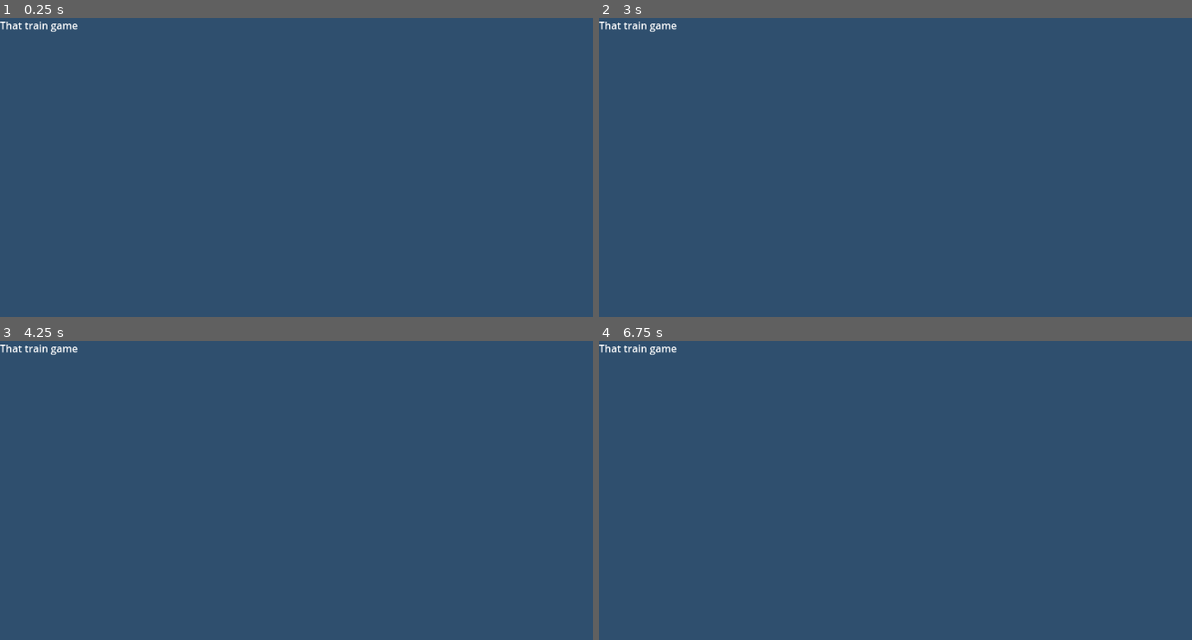
Above: before the commit, frames 1-4 (two rows, left to right).
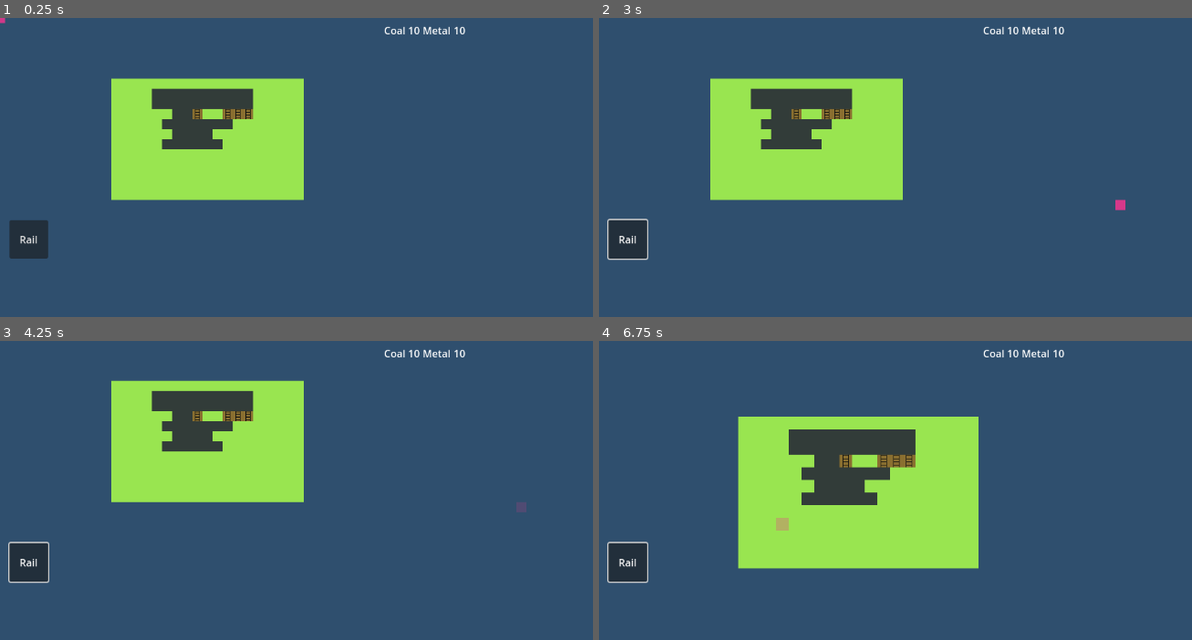
Above: after the commit, the same moments.

Repository: xill47/ThatTrainGame
Game: Godot game, scene res://World/world.tscn
Same seed, same stepped clock (60 frames per second), same inputs: the game is played once before the commit and once after it. Before the commit the project starts from res://main_menu.tscn.
Inputs (mouse positions are in pixels of both pictures, inside the frame that each line leads up to):
- Up to frame 1 (0.25 s): no input
- Up to frame 2 (3 s): click (628, 239) at 0.5 s, where only the run after the commit has a clickable "Rail"; click (628, 239) at 1.25 s, where only the run after the commit has a clickable "Rail"; click (628, 239) at 2 s, where only the run after the commit has a clickable "Rail"; tap Enter at 2.75 s; move the mouse to (1126, 203) at 2.77 s; click (1126, 203) at 2.85 s
- Up to frame 3 (4.25 s): click (527, 526) at 3.5 s; move the mouse to (219, 565) at 3.52 s; tap S (camera_down) at 3.6 s; click (219, 565) at 3.8 s
- Up to frame 4 (6.75 s): click (818, 565) at 4.25 s; move the mouse to (1037, 454) at 4.27 s; tap one key every 0.75 s from 4.35 s: A (camera_left) D (camera_right) W (camera_up) Mouse wheel up (camera_zoom_in); click (1037, 454) at 4.55 s; click (1037, 454) at 5 s; move the mouse to (925, 628) at 5.02 s; click (925, 628) at 5.3 s; click (925, 628) at 5.75 s; move the mouse to (1180, 607) at 5.77 s; click (1180, 607) at 6.05 s; click (1180, 607) at 6.5 s; move the mouse to (747, 484) at 6.52 s

The runs differ from the first frame. In frame 1, 14% of the frame differs, in the area x 0-79%, y 0-81%; in frame 2, 15%; in frame 3, 15%; in frame 4, 22%, in the area x 0-79%, y 1-82%.

Commit message:
A few couple of changes

Diff:
--- /dev/null
+++ b/World/cursor.gd
@@ -0,0 +1,7 @@
+extends Node2D
+
+@onready var cost_container: Control = %CostContainer
+
+
+func set_cost_visible(cost_visible: bool):
+	cost_container.visible = cost_visible
--- a/World/cursor.tscn
+++ b/World/cursor.tscn
@@ -1,6 +1,6 @@
 [gd_scene load_steps=5 format=3 uid="uid://boyg5s4n3gm3"]
 
-[ext_resource type="Script" path="res://World/cursor_script.gd" id="1_amhto"]
+[ext_resource type="Script" path="res://world/cursor.gd" id="1_2v34o"]
 
 [sub_resource type="Animation" id="Animation_jsoyd"]
 length = 0.001
@@ -29,7 +29,7 @@
 }
 
 [node name="Cursor" type="Node2D"]
-script = ExtResource("1_amhto")
+script = ExtResource("1_2v34o")
 
 [node name="ColorRect" type="ColorRect" parent="."]
 custom_minimum_size = Vector2(16, 16)
@@ -45,42 +45,43 @@
 "": SubResource("AnimationLibrary_3yohi")
 }
 
-[node name="CostV" type="VBoxContainer" parent="."]
+[node name="CostContainer" type="VBoxContainer" parent="."]
+unique_name_in_owner = true
 anchors_preset = 8
 anchor_left = 0.5
 anchor_top = 0.5
 anchor_right = 0.5
 anchor_bottom = 0.5
-offset_left = -29.0
+offset_left = -33.5
 offset_top = -56.0
-offset_right = 29.0
+offset_right = 33.5
 offset_bottom = -8.0
 grow_horizontal = 2
 grow_vertical = 2
 theme_override_constants/separation = -4
 
-[node name="CostHTop" type="HBoxContainer" parent="CostV"]
+[node name="CostHTop" type="HBoxContainer" parent="CostContainer"]
 layout_mode = 2
 
-[node name="Metal" type="Label" parent="CostV/CostHTop"]
+[node name="Metal" type="Label" parent="CostContainer/CostHTop"]
 layout_mode = 2
 theme_override_colors/font_color = Color(0, 0, 0, 1)
 text = "Metal: "
 
-[node name="MetalCost" type="Label" parent="CostV/CostHTop"]
+[node name="MetalCost" type="Label" parent="CostContainer/CostHTop"]
 layout_mode = 2
 theme_override_colors/font_color = Color(0, 0, 0, 1)
 text = "2"
 
-[node name="CostHBot" type="HBoxContainer" parent="CostV"]
+[node name="CostHBot" type="HBoxContainer" parent="CostContainer"]
 layout_mode = 2
 
-[node name="Coal" type="Label" parent="CostV/CostHBot"]
+[node name="Coal" type="Label" parent="CostContainer/CostHBot"]
 layout_mode = 2
 theme_override_colors/font_color = Color(0, 0, 0, 1)
 text = "Coal: "
 
-[node name="CoalCost" type="Label" parent="CostV/CostHBot"]
+[node name="CoalCost" type="Label" parent="CostContainer/CostHBot"]
 layout_mode = 2
 theme_override_colors/font_color = Color(0, 0, 0, 1)
 text = "5"
--- a/World/cursor_script.gd
+++ /dev/null
@@ -1,11 +0,0 @@
-extends Node2D
-
-
-# Called when the node enters the scene tree for the first time.
-func _ready():
-	pass # Replace with function body.
-
-
-# Called every frame. 'delta' is the elapsed time since the previous frame.
-func _process(delta):
-	pass
--- a/World/map.gd
+++ b/World/map.gd
@@ -3,31 +3,53 @@
 @onready var cursor = %Cursor
 
 var highlighted_tile: Vector2 = Vector2(0, 0)
-var tile_id: Vector2i
 var building_mode: bool
-var tile_coords
+
+
+func set_building_mode(mode: bool):
+	building_mode = mode
+	cursor.set_cost_visible(building_mode)
+	print("build mode: ", building_mode)
+
+
+func _ready():
+	EventBus.change_railway_build_mode.connect(func(): set_building_mode(!building_mode))
+	set_building_mode(false)
+
 
 func _unhandled_input(event):
 	if event is InputEventMouseMotion:
 		var mouse_pos = get_local_mouse_position()
-		tile_coords = local_to_map(mouse_pos)
+		var tile_coords = local_to_map(mouse_pos)
 		highlighted_tile = tile_coords
 		cursor.position = map_to_local(tile_coords)
-		tile_id = get_cell_atlas_coords(0, highlighted_tile, false)
 
-##Строительство дорог
-
-func _input(event):
-	if event is InputEventMouseButton and building_mode == true and tile_id == Vector2i(1, 0):
-		set_cell(0,tile_coords ,1 ,Vector2i(1,1) )
+	if (event.is_action("confirm_select_build")) and building_mode:
+		_try_build()
 
 
-func _on_button_pressed():
-	if building_mode == false:
-		building_mode = true
-		print("build mode on")
-		%Cursor/CostV.visible = true
-	else:
-		building_mode = false
-		print("build mode off")
-		%Cursor/CostV.visible = false
+# Mouse button doesn't work in _unhandled_input???
+func _input(event):
+	if (
+		(
+			event is InputEventMouseButton
+			and event.pressed
+			and event.button_index == MOUSE_BUTTON_LEFT
+		)
+		and building_mode
+	):
+		_try_build()
+
+
+func _try_build():
+	var tile_data = get_cell_tile_data(0, highlighted_tile)
+	if tile_data == null:
+		return
+	var cost = tile_data.get_custom_data("cost")
+	if cost > 0:
+		print("cost: ", cost)
+		set_cell(0, highlighted_tile, 1, Vector2i(1, 1))
+
+
+func _on_build_button_pressed():
+	set_building_mode(!building_mode)
--- a/World/tileset.tres
+++ b/World/tileset.tres
@@ -1,6 +1,6 @@
 [gd_resource type="TileSet" load_steps=5 format=3 uid="uid://jrjjg0nyc6r0"]
 
-[ext_resource type="Texture2D" uid="uid://bv4vwb0pg0kw4" path="res://World/tileset.png" id="1_2d2nc"]
+[ext_resource type="Texture2D" uid="uid://bv4vwb0pg0kw4" path="res://world/tileset.png" id="1_2d2nc"]
 
 [sub_resource type="OccluderPolygon2D" id="OccluderPolygon2D_u636m"]
 polygon = PackedVector2Array(-8, -8, 8, -8, 8, 8, -8, 8)
@@ -24,6 +24,6 @@
 
 [resource]
 occlusion_layer_0/light_mask = 1
-custom_data_layer_0/name = "railway_cost_iron"
+custom_data_layer_0/name = "cost"
 custom_data_layer_0/type = 2
 sources/1 = SubResource("TileSetAtlasSource_pyt3g")
--- a/World/world.tscn
+++ b/World/world.tscn
@@ -1,14 +1,16 @@
 [gd_scene load_steps=6 format=3 uid="uid://cermkkogwpuu4"]
 
-[ext_resource type="TileSet" uid="uid://jrjjg0nyc6r0" path="res://World/tileset.tres" id="1_qtajf"]
+[ext_resource type="TileSet" uid="uid://jrjjg0nyc6r0" path="res://world/tileset.tres" id="1_qtajf"]
 [ext_resource type="Script" path="res://world/map.gd" id="2_t0c36"]
-[ext_resource type="PackedScene" uid="uid://boyg5s4n3gm3" path="res://World/cursor.tscn" id="3_3o17y"]
+[ext_resource type="PackedScene" uid="uid://boyg5s4n3gm3" path="res://world/cursor.tscn" id="3_3o17y"]
 [ext_resource type="Script" path="res://world/main_camera.gd" id="4_lj8dv"]
 [ext_resource type="PackedScene" uid="uid://bd5vhobh6opp" path="res://hud.tscn" id="5_u5tvc"]
 
-[node name="World" type="Node2D"]
+[node name="World" type="Node"]
 
-[node name="Map" type="TileMap" parent="."]
+[node name="GameWorld" type="Node2D" parent="."]
+
+[node name="Map" type="TileMap" parent="GameWorld"]
 tile_set = ExtResource("1_qtajf")
 format = 2
 layer_0/name = "ground"
@@ -22,40 +24,14 @@
 layer_1/tile_data = PackedInt32Array()
 script = ExtResource("2_t0c36")
 
-[node name="Cursor" parent="Map" instance=ExtResource("3_3o17y")]
+[node name="Cursor" parent="GameWorld/Map" instance=ExtResource("3_3o17y")]
 unique_name_in_owner = true
 
-[node name="MainCamera" type="Camera2D" parent="."]
+[node name="MainCamera" type="Camera2D" parent="GameWorld"]
 anchor_mode = 0
 script = ExtResource("4_lj8dv")
 speed = 500
 
-[node name="HUD" parent="." instance=ExtResource("5_u5tvc")]
+[node name="UILayer" type="CanvasLayer" parent="."]
 
-[node name="ResourceContainer" type="HBoxContainer" parent="HUD/CanvasLayer" index="1"]
-anchors_preset = 1
-anchor_left = 1.0
-anchor_right = 1.0
-offset_left = -545.0
-offset_bottom = 40.0
-grow_horizontal = 0
-
-[node name="Coal" type="Label" parent="HUD/CanvasLayer/ResourceContainer"]
-layout_mode = 2
-text = "Coal"
-
-[node name="CoalCount" type="Label" parent="HUD/CanvasLayer/ResourceContainer"]
-layout_mode = 2
-text = "10"
-
-[node name="Metal" type="Label" parent="HUD/CanvasLayer/ResourceContainer"]
-layout_mode = 2
-text = "Metal"
-
-[node name="MetalCount" type="Label" parent="HUD/CanvasLayer/ResourceContainer"]
-layout_mode = 2
-text = "10"
-
-[connection signal="pressed" from="HUD/CanvasLayer/Button" to="Map" method="_on_button_pressed"]
-
-[editable path="HUD"]
+[node name="HUD" parent="UILayer" instance=ExtResource("5_u5tvc")]
--- /dev/null
+++ b/event_bus.gd
@@ -0,0 +1,3 @@
+extends Node
+
+signal change_railway_build_mode();
--- /dev/null
+++ b/hud.gd
@@ -0,0 +1,4 @@
+extends Control
+
+func _on_rail_button_pressed():
+	EventBus.change_railway_build_mode.emit()
--- a/hud.tscn
+++ b/hud.tscn
@@ -1,4 +1,6 @@
-[gd_scene format=3 uid="uid://bd5vhobh6opp"]
+[gd_scene load_steps=2 format=3 uid="uid://bd5vhobh6opp"]
+
+[ext_resource type="Script" path="res://hud.gd" id="1_f10qb"]
 
 [node name="HUD" type="Control"]
 layout_mode = 3
@@ -9,10 +11,11 @@
 grow_vertical = 2
 size_flags_horizontal = 3
 size_flags_vertical = 3
+mouse_filter = 2
+script = ExtResource("1_f10qb")
 
-[node name="CanvasLayer" type="CanvasLayer" parent="."]
-
-[node name="Button" type="Button" parent="CanvasLayer"]
+[node name="RailButton" type="Button" parent="."]
+layout_mode = 1
 anchors_preset = 4
 anchor_top = 0.5
 anchor_bottom = 0.5
@@ -22,3 +25,30 @@
 offset_bottom = 57.0
 grow_vertical = 2
 text = "Rail"
+
+[node name="ResourceContainer" type="HBoxContainer" parent="."]
+layout_mode = 1
+anchors_preset = 1
+anchor_left = 1.0
+anchor_right = 1.0
+offset_left = -545.0
+offset_bottom = 40.0
+grow_horizontal = 0
+
+[node name="Coal" type="Label" parent="ResourceContainer"]
+layout_mode = 2
+text = "Coal"
+
+[node name="CoalCount" type="Label" parent="ResourceContainer"]
+layout_mode = 2
+text = "10"
+
+[node name="Metal" type="Label" parent="ResourceContainer"]
+layout_mode = 2
+text = "Metal"
+
+[node name="MetalCount" type="Label" parent="ResourceContainer"]
+layout_mode = 2
+text = "10"
+
+[connection signal="pressed" from="RailButton" to="." method="_on_rail_button_pressed"]
--- a/project.godot
+++ b/project.godot
@@ -11,9 +11,13 @@
 [application]
 
 config/name="That Train Game"
-run/main_scene="res://main_menu.tscn"
+run/main_scene="res://world/world.tscn"
 config/features=PackedStringArray("4.1", "GL Compatibility")
 config/icon="res://icon.svg"
+
+[autoload]
+
+EventBus="*res://event_bus.gd"
 
 [dotnet]
 
@@ -50,6 +54,13 @@
 camera_zoom_out={
 "deadzone": 0.0,
 "events": [Object(InputEventMouseButton,"resource_local_to_scene":false,"resource_name":"","device":-1,"window_id":0,"a …(259 unchanged characters)…
+, Object(InputEventKey,"resource_local_to_scene":false,"resource_name":"","device":-1,"window_id":0,"alt_pressed":false,"shift_pressed":false,"ctrl_pressed":false,"meta_pressed":false,"pressed":false,"keycode":0,"physical_keycode":69,"key_label":0,"unicode":101,"echo":false,"script":null)
+]
+}
+confirm_select_build={
+"deadzone": 0.5,
+"events": [Object(InputEventMouseButton,"resource_local_to_scene":false,"resource_name":"","device":-1,"window_id":0,"alt_pressed":false,"shift_pressed":false,"ctrl_pressed":false,"meta_pressed":false,"button_mask":0,"position":Vector2(0, 0),"global_position":Vector2(0, 0),"factor":1.0,"button_index":1,"canceled":false,"pressed":false,"double_click":false,"script":null)
+, Object(InputEventKey,"resource_local_to_scene":false,"resource_name":"","device":-1,"window_id":0,"alt_pressed":false,"shift_pressed":false,"ctrl_pressed":false,"meta_pressed":false,"pressed":false,"keycode":0,"physical_keycode":70,"key_label":0,"unicode":102,"echo":false,"script":null)
 ]
 }
 
--- /dev/null
+++ b/settlements/base_settlement.gd
@@ -0,0 +1,4 @@
+class_name BaseSettlement
+extends Node2D
+
+signal request_railroad_start
--- /dev/null
+++ b/settlements/base_settlement.tscn
@@ -0,0 +1,25 @@
+[gd_scene load_steps=2 format=3 uid="uid://cu202k6s34ea"]
+
+[ext_resource type="Script" path="res://settlements/base_settlement.gd" id="1_264cs"]
+
+[node name="BaseSettlement" type="Node2D"]
+script = ExtResource("1_264cs")
+
+[node name="CenterContainer" type="CenterContainer" parent="."]
+custom_minimum_size = Vector2(128, 128)
+offset_left = -64.0
+offset_top = -64.0
+offset_right = 64.0
+offset_bottom = 64.0
+
+[node name="ColorRect" type="ColorRect" parent="CenterContainer"]
+custom_minimum_size = Vector2(32, 32)
+layout_mode = 2
+color = Color(0.705882, 0.564706, 0.505882, 1)
+
+[node name="Button" type="Button" parent="CenterContainer/ColorRect"]
+layout_mode = 0
+offset_right = 111.0
+offset_bottom = 31.0
+scale = Vector2(0.3, 0.3)
+text = "Start railroad"
Not shown, changed: World/tileset.png.import
